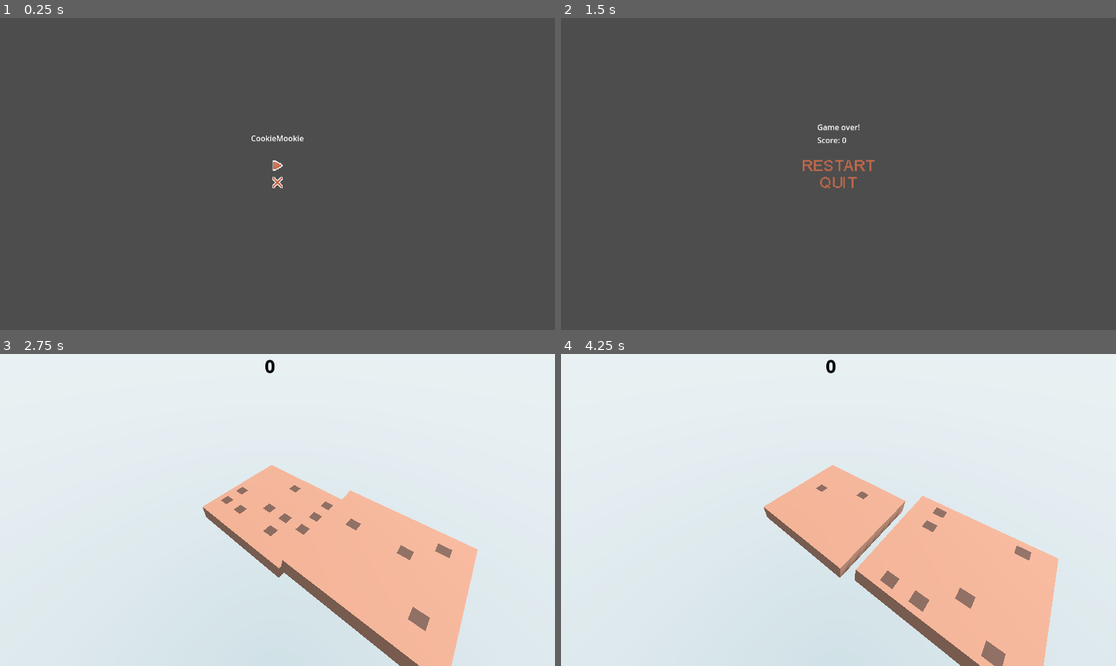
Above: before the commit, frames 1-4 (two rows, left to right).
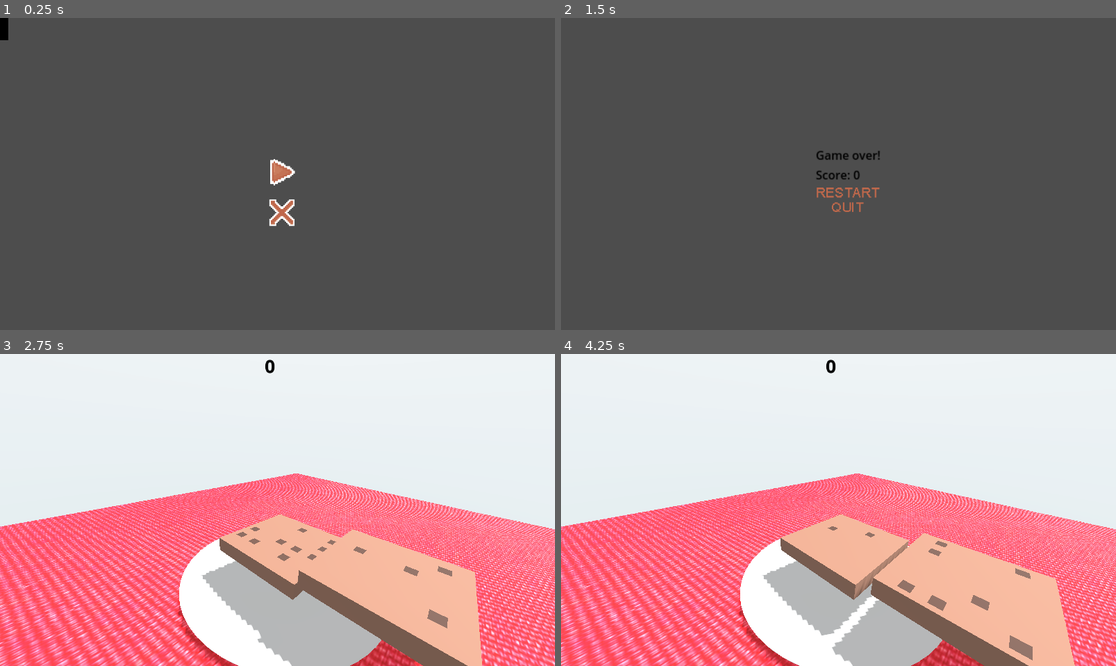
Above: after the commit, the same moments.

Repository: NahirJT/CookieMookie
Game: Godot game, scene res://scenes/main_menu.tscn
The game is run twice, just before and just after one commit, with the same random seed, the same clock (stepped at 60 frames per second) and the same inputs. Video files are missing from this copy of the repository; at most half a second of black plays in their place.
Inputs (mouse positions are in pixels of both pictures, inside the frame that each line leads up to; where the layout moved, square brackets give the same spot in the first picture):
- Up to frame 1 (0.25 s): no input
- Up to frame 2 (1.5 s): click (844, 170) [838, 164] at 0.5 s; hold Space (place) from 1.28 s (still down)
- Up to frame 3 (2.75 s): release Space (place) at 2 s; click (288, 528) [277, 500] at 2 s
- Up to frame 4 (4.25 s): tap Space (place) at 2.85 s; click (849, 528) [838, 500] at 3.5 s

The runs differ from the first frame. In frame 1, 0.7% of the frame differs, in the area x 0-55%, y 0-67%; in frame 2, 0.9%; in frame 3, 45%, in the area x 0-100%, y 35-100%; in frame 4, 44%.

Commit message:
added models, polished game menus

Diff:
--- a/scenes/game_over_menu.tscn
+++ b/scenes/game_over_menu.tscn
@@ -1,9 +1,10 @@
-[gd_scene load_steps=5 format=3 uid="uid://ojh1giju3pr5"]
+[gd_scene load_steps=6 format=3 uid="uid://ojh1giju3pr5"]
 
 [ext_resource type="Script" uid="uid://uu13xq0eeskc" path="res://scripts/game_over_menu.gd" id="1_6ebp1"]
+[ext_resource type="VideoStream" uid="uid://cy0ea8hwrxxc4" path="res://assets/textures/menu_texture/gameovermenu_bg.ogv" id="2_7u104"]
 [ext_resource type="AudioStream" uid="uid://dwpm3neaongw7" path="res://assets/audio/sfx/button_click.wav" id="2_cwb3k"]
-[ext_resource type="Texture2D" uid="uid://chnmi6gs2pfb2" path="res://assets/textures/button_texture/restart_button.png" id="3_81acl"]
-[ext_resource type="Texture2D" uid="uid://cqmw702ayrbk5" path="res://assets/textures/button_texture/quit_button.png" id="4_7u104"]
+[ext_resource type="Texture2D" uid="uid://su1hny2v8ey2" path="res://assets/textures/button_texture/restart_button.png" id="3_81acl"]
+[ext_resource type="Texture2D" uid="uid://2v84fawop5ie" path="res://assets/textures/button_texture/quit_button.png" id="4_7u104"]
 
 [node name="GameOverMenu" type="Control"]
 layout_mode = 3
@@ -13,6 +14,17 @@
 grow_horizontal = 2
 grow_vertical = 2
 script = ExtResource("1_6ebp1")
+
+[node name="VideoStreamPlayer" type="VideoStreamPlayer" parent="."]
+layout_mode = 0
+offset_left = -119.0
+offset_top = -11.0
+offset_right = 1161.0
+offset_bottom = 635.0
+scale = Vector2(1.087564, 1.087564)
+stream = ExtResource("2_7u104")
+autoplay = true
+loop = true
 
 [node name="ButtonClick" type="AudioStreamPlayer" parent="."]
 stream = ExtResource("2_cwb3k")
@@ -25,18 +37,21 @@
 anchor_top = 0.5
 anchor_right = 0.5
 anchor_bottom = 0.5
-offset_left = -44.5
-offset_top = -109.0
-offset_right = 44.5
-offset_bottom = -59.0
+offset_left = -47.0
+offset_top = -57.0
+offset_right = 42.0
+offset_bottom = -7.0
 grow_horizontal = 2
 grow_vertical = 2
+scale = Vector2(1.5177819, 1.5177819)
 
 [node name="GameOverLabel" type="Label" parent="LabelContainer"]
+modulate = Color(0, 0, 0, 1)
 layout_mode = 2
 text = "Game over!"
 
 [node name="ScoreLabel" type="Label" parent="LabelContainer"]
+modulate = Color(0, 0, 0, 1)
 layout_mode = 2
 text = "Score:"
 
@@ -47,12 +62,13 @@
 anchor_top = 0.5
 anchor_right = 0.5
 anchor_bottom = 0.5
-offset_left = -84.5
-offset_top = -33.0
-offset_right = 84.5
-offset_bottom = 33.0
+offset_left = -54.0
+offset_top = 25.0
+offset_right = 115.0
+offset_bottom = 91.0
 grow_horizontal = 2
 grow_vertical = 2
+scale = Vector2(0.87237537, 0.87237537)
 
 [node name="RestartButton" type="Button" parent="ButtonContainer"]
 layout_mode = 2
--- a/scenes/main.tscn
+++ b/scenes/main.tscn
@@ -1,8 +1,16 @@
-[gd_scene load_steps=9 format=3 uid="uid://cl0ecfv7exlq3"]
+[gd_scene load_steps=22 format=3 uid="uid://cl0ecfv7exlq3"]
 
 [ext_resource type="Script" uid="uid://cj10wlvs8dqwv" path="res://scripts/main.gd" id="1_o5qli"]
 [ext_resource type="AudioStream" uid="uid://bjp4l4fjsth7b" path="res://assets/audio/sfx/cookie_place.wav" id="2_0wfyh"]
-[ext_resource type="Script" uid="uid://ymxxln3c2b25" path="res://scenes/HUD.gd" id="3_sugp2"]
+[ext_resource type="Script" uid="uid://dto7k2kbvi6m6" path="res://scenes/HUD.gd" id="3_sugp2"]
+[ext_resource type="Texture2D" uid="uid://cokjb3sr7yurc" path="res://assets/models/textures/Kitchen Tile.png" id="4_eb6dy"]
+[ext_resource type="ArrayMesh" uid="uid://b7jlcrmau6p7t" path="res://assets/models/floor.obj" id="5_trceg"]
+[ext_resource type="Texture2D" uid="uid://dikihn6chyh4f" path="res://assets/models/textures/c01880da-8498-4684-a887-96041e060f6b.jpg" id="7_jkv2x"]
+[ext_resource type="ArrayMesh" uid="uid://hkv0us082pai" path="res://assets/models/table.obj" id="8_jbj1t"]
+[ext_resource type="Texture2D" uid="uid://ctu6eafcf1jm" path="res://assets/models/textures/Red-Texture1-1700176744.jpg" id="9_choun"]
+[ext_resource type="ArrayMesh" uid="uid://dcuety6ynolp" path="res://assets/models/tablecloth.obj" id="11_0ld40"]
+[ext_resource type="ArrayMesh" uid="uid://g5jd2724ck5b" path="res://assets/models/plate.obj" id="11_ya4ey"]
+[ext_resource type="Shader" uid="uid://cpa8w7tqpy2hi" path="res://shaders/main.gdshader" id="12_eb6dy"]
 
 [sub_resource type="Gradient" id="Gradient_sgp6g"]
 colors = PackedColorArray(0.68235296, 0.7764706, 0.8117647, 1, 1, 1, 1, 1)
@@ -23,6 +31,41 @@
 sky = SubResource("Sky_o5qli")
 tonemap_mode = 2
 
+[sub_resource type="StandardMaterial3D" id="StandardMaterial3D_yc10j"]
+albedo_texture = ExtResource("4_eb6dy")
+
+[sub_resource type="ShaderMaterial" id="ShaderMaterial_jscy8"]
+render_priority = 0
+shader = ExtResource("12_eb6dy")
+shader_parameter/base_color = Color(0.361, 0.251, 0.2, 1)
+shader_parameter/light_color = Color(0.627, 0.502, 0.439, 1)
+shader_parameter/chip_color = Color(0.18, 0.102, 0.063, 1)
+shader_parameter/lightness = 0.0
+shader_parameter/chip_density = 2.5
+shader_parameter/chip_world_size = 0.18
+shader_parameter/chip_probability = 0.35
+shader_parameter/chip_offset = Vector2(0, 0)
+shader_parameter/cookie_scale = Vector3(1, 1, 1)
+
+[sub_resource type="StandardMaterial3D" id="StandardMaterial3D_pm3ni"]
+albedo_texture = ExtResource("7_jkv2x")
+
+[sub_resource type="ShaderMaterial" id="ShaderMaterial_y6deb"]
+render_priority = 0
+shader = ExtResource("12_eb6dy")
+shader_parameter/base_color = Color(0.361, 0.251, 0.2, 1)
+shader_parameter/light_color = Color(0.627, 0.502, 0.439, 1)
+shader_parameter/chip_color = Color(0.18, 0.102, 0.063, 1)
+shader_parameter/lightness = 0.0
+shader_parameter/chip_density = 2.5
+shader_parameter/chip_world_size = 0.18
+shader_parameter/chip_probability = 0.35
+shader_parameter/chip_offset = Vector2(0, 0)
+shader_parameter/cookie_scale = Vector3(1, 1, 1)
+
+[sub_resource type="StandardMaterial3D" id="StandardMaterial3D_ya4ey"]
+albedo_texture = ExtResource("9_choun")
+
 [node name="Main" type="Node3D"]
 script = ExtResource("1_o5qli")
 
@@ -30,11 +73,11 @@
 environment = SubResource("Environment_0wfyh")
 
 [node name="DirectionalLight3D" type="DirectionalLight3D" parent="."]
-transform = Transform3D(-0.8660254, -0.43301278, 0.25, 0, 0.49999997, 0.86602545, -0.50000006, 0.75, -0.43301266, 0, 0, 0)
+transform = Transform3D(-0.8660254, -0.43301278, 0.25, 0, 0.49999997, 0.86602545, -0.50000006, 0.75, -0.43301266, 1.8434682, 6.5534763, -1.0451403)
 shadow_enabled = true
 
 [node name="Camera3D" type="Camera3D" parent="."]
-transform = Transform3D(0.74757797, -0.46943712, 0.46984693, 2.9802322e-08, 0.7074152, 0.7067982, -0.66417414, -0.5283867, 0.528848, 2, 3.0692205, 2.161475)
+transform = Transform3D(0.74977076, -0.282059, 0.59857064, 0.06083381, 0.93014985, 0.36210546, -0.6588956, -0.2350828, 0.71455795, 2.3511717, 2.4915736, 3.1389751)
 
 [node name="Stack" type="Node3D" parent="."]
 
@@ -60,3 +103,26 @@
 theme_override_constants/outline_size = 3
 theme_override_font_sizes/font_size = 36
 text = "\"0\""
+
+[node name="Floor" type="MeshInstance3D" parent="."]
+transform = Transform3D(17.064949, 0, 0, 0, 1, 0, 0, 0, 16.918314, -14.431057, -13.539325, -15.094329)
+material_override = SubResource("StandardMaterial3D_yc10j")
+mesh = ExtResource("5_trceg")
+surface_material_override/0 = SubResource("ShaderMaterial_jscy8")
+
+[node name="Table" type="MeshInstance3D" parent="."]
+transform = Transform3D(2.4615927, 0, 0, 0, 3.0185156, 0, 0, 0, 2.3949003, -0.41447866, -1.2975619, 0.41228473)
+material_override = SubResource("StandardMaterial3D_pm3ni")
+mesh = ExtResource("8_jbj1t")
+surface_material_override/0 = SubResource("ShaderMaterial_y6deb")
+
+[node name="Tablecloth" type="MeshInstance3D" parent="."]
+transform = Transform3D(2.5044446, 0, 0, 0, 0.74300116, 0, 0, 0, 2.4717329, -0.36583173, -0.88830614, 0.34972775)
+material_override = SubResource("StandardMaterial3D_ya4ey")
+mesh = ExtResource("11_0ld40")
+
+[node name="Plate" type="MeshInstance3D" parent="."]
+transform = Transform3D(3.1965752, 0, 0, 0, 1, 0, 0, 0, 3.1965752, 0.020560384, -0.8037859, -0.042668283)
+gi_mode = 2
+gi_lightmap_texel_scale = 0.7905
+mesh = ExtResource("11_ya4ey")
--- a/scenes/main_menu.tscn
+++ b/scenes/main_menu.tscn
@@ -1,9 +1,10 @@
-[gd_scene load_steps=5 format=3 uid="uid://bfelop77v2h8y"]
+[gd_scene load_steps=6 format=3 uid="uid://bfelop77v2h8y"]
 
 [ext_resource type="Script" uid="uid://dvunpsbqqgqh8" path="res://scripts/main_menu.gd" id="1_l6cm7"]
+[ext_resource type="VideoStream" uid="uid://bq4ae45cf3mgv" path="res://assets/textures/menu_texture/mainmenu_bg.ogv" id="2_8ln24"]
 [ext_resource type="AudioStream" uid="uid://dwpm3neaongw7" path="res://assets/audio/sfx/button_click.wav" id="2_ekxnf"]
-[ext_resource type="Texture2D" uid="uid://bj5e3taue1p76" path="res://assets/textures/button_texture/startGame_button.png" id="2_wu84c"]
-[ext_resource type="Texture2D" uid="uid://bln5inn05t14v" path="res://assets/textures/button_texture/exitGame_button.png" id="3_8ln24"]
+[ext_resource type="Texture2D" uid="uid://4fpvkdi1gikb" path="res://assets/textures/button_texture/startGame_button.png" id="2_wu84c"]
+[ext_resource type="Texture2D" uid="uid://2fdccpen7ksj" path="res://assets/textures/button_texture/exitGame_button.png" id="3_8ln24"]
 
 [node name="MainMenu" type="Control"]
 layout_mode = 3
@@ -14,20 +15,21 @@
 grow_vertical = 2
 script = ExtResource("1_l6cm7")
 
-[node name="Label" type="Label" parent="."]
+[node name="VideoStreamPlayer" type="VideoStreamPlayer" parent="."]
 layout_mode = 1
-anchors_preset = 8
-anchor_left = 0.5
-anchor_top = 0.5
-anchor_right = 0.5
-anchor_bottom = 0.5
-offset_left = -55.0
-offset_top = -86.0
-offset_right = 55.0
-offset_bottom = -63.0
+anchors_preset = 15
+anchor_right = 1.0
+anchor_bottom = 1.0
+offset_left = -46.000004
+offset_top = -25.000004
+offset_right = 82.0
+offset_bottom = -25.0
 grow_horizontal = 2
 grow_vertical = 2
-text = "CookieMookie"
+scale = Vector2(0.9841967, 1.1072214)
+stream = ExtResource("2_8ln24")
+autoplay = true
+loop = true
 
 [node name="ButtonContainer" type="VBoxContainer" parent="."]
 layout_mode = 1
@@ -36,12 +38,13 @@
 anchor_top = 0.5
 anchor_right = 0.5
 anchor_bottom = 0.5
-offset_left = -46.5
-offset_top = -33.0
-offset_right = 46.5
-offset_bottom = 33.0
+offset_left = -101.00003
+offset_top = -41.0
+offset_right = -8.0
+offset_bottom = 25.0
 grow_horizontal = 2
 grow_vertical = 2
+scale = Vector2(2.3999999, 2.3999999)
 
 [node name="StartButton" type="Button" parent="ButtonContainer"]
 layout_mode = 2
--- /dev/null
+++ b/shaders/main.gdshader
@@ -0,0 +1,91 @@
+shader_type spatial;
+
+uniform vec3 base_color : source_color = vec3(0.361, 0.251, 0.200);
+uniform vec3 light_color : source_color = vec3(0.627, 0.502, 0.439);
+uniform vec3 chip_color : source_color = vec3(0.180, 0.102, 0.063);
+uniform float lightness : hint_range(0.0, 1.0) = 0.0;
+uniform float chip_density : hint_range(1.0, 10.0) = 2.5;
+uniform float chip_world_size : hint_range(0.05, 0.5) = 0.18;
+uniform float chip_probability : hint_range(0.0, 1.0) = 0.35;
+uniform vec2 chip_offset = vec2(0.0, 0.0);
+uniform vec3 cookie_scale = vec3(1.0, 1.0, 1.0);
+
+varying vec3 model_normal;
+varying vec3 model_vertex;
+
+float hash(vec2 p) {
+	return fract(sin(dot(p, vec2(127.1, 311.7))) * 43758.5453);
+}
+
+bool is_chip(vec2 local_uv, vec2 cookie_bounds) {
+	// Grid cell size in world units.
+	float cell_size = 1.0 / chip_density;
+
+	// Apply offset for pattern lookup.
+	vec2 pattern_uv = local_uv + chip_offset;
+
+	// Grid cell coordinates.
+	vec2 grid_cell = floor(pattern_uv / cell_size);
+
+	// Check if this cell contains a chip.
+	float cell_hash = hash(grid_cell);
+	if (cell_hash > chip_probability) {
+		return false;
+	}
+
+	// Center of this cell in pattern space.
+	vec2 cell_center_pattern = (grid_cell + 0.5) * cell_size;
+
+	// Convert back to local space for bounds checking.
+	vec2 cell_center_local = cell_center_pattern - chip_offset;
+
+	// Check if chip would be cut off at cookie edges.
+	float half_chip = chip_world_size * 0.5;
+	vec2 half_bounds = cookie_bounds * 0.5;
+	if (cell_center_local.x - half_chip < -half_bounds.x || cell_center_local.x + half_chip > half_bounds.x) {
+		return false;
+	}
+	if (cell_center_local.y - half_chip < -half_bounds.y || cell_center_local.y + half_chip > half_bounds.y) {
+		return false;
+	}
+
+	// Distance from cell center.
+	vec2 dist_from_center = abs(local_uv - cell_center_local);
+
+	// Check if we're inside the square chip bounds.
+	return dist_from_center.x < half_chip && dist_from_center.y < half_chip;
+}
+
+void vertex() {
+	model_normal = NORMAL;
+	model_vertex = VERTEX;
+}
+
+void fragment() {
+	vec3 cookie_color = mix(base_color, light_color, lightness);
+	vec3 final_color = cookie_color;
+
+	// Calculate local UV and bounds based on face orientation.
+	vec2 local_uv;
+	vec2 cookie_bounds;
+	if (abs(model_normal.y) > 0.9) {
+		// Top or bottom face.
+		local_uv = model_vertex.xz * cookie_scale.xz;
+		cookie_bounds = cookie_scale.xz;
+	} else if (abs(model_normal.x) > 0.9) {
+		// Left or right face.
+		local_uv = model_vertex.zy * cookie_scale.zy;
+		cookie_bounds = cookie_scale.zy;
+	} else {
+		// Front or back face.
+		local_uv = model_vertex.xy * cookie_scale.xy;
+		cookie_bounds = cookie_scale.xy;
+	}
+
+	if (is_chip(local_uv, cookie_bounds)) {
+		final_color = chip_color;
+	}
+
+	ALBEDO = final_color;
+	ROUGHNESS = 0.85;
+}
Binary file removed: assets/cutscenes/game_over_menu.gif
Binary file removed: assets/cutscenes/tutorial.gif
Not shown, added: assets/models/floor.mtl
Not shown, added: assets/models/floor.obj
Not shown, removed: assets/models/kitchen_table.mtl
Not shown, added: assets/models/plate.mtl
Not shown, added: assets/models/plate.obj
Not shown, added: assets/models/table.mtl
Not shown, added: assets/models/table.obj
Not shown, added: assets/models/tablecloth.mtl
Not shown, changed: assets/models/tablecloth.obj
Binary file removed: assets/models/textures/593bec7d-badb-483d-9c18-c33596c53f56.webp
(and 5 more such lines)
